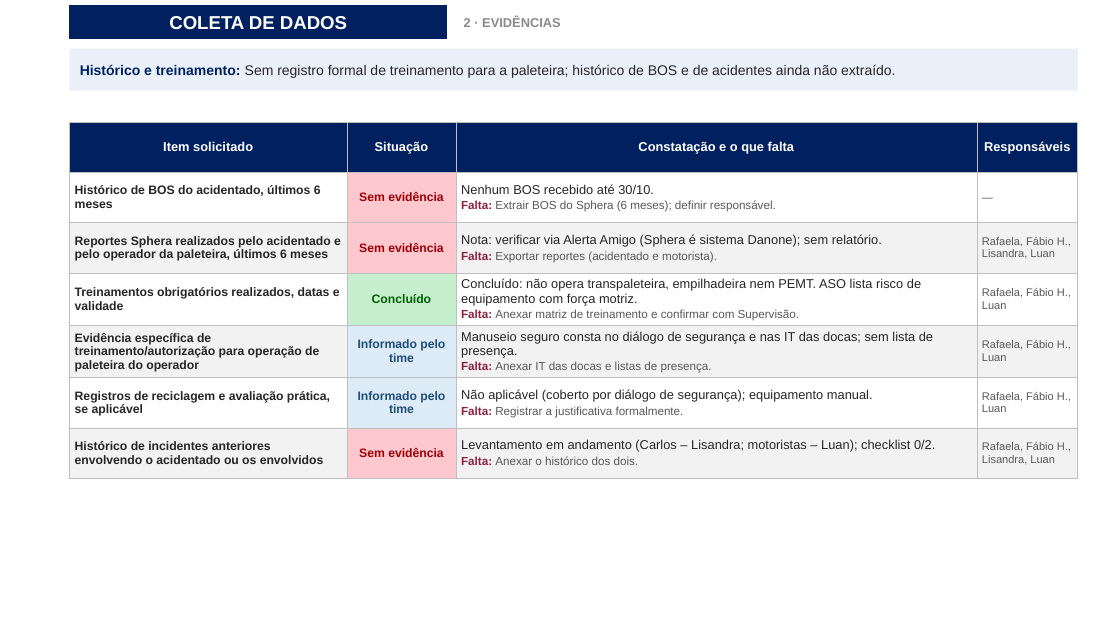
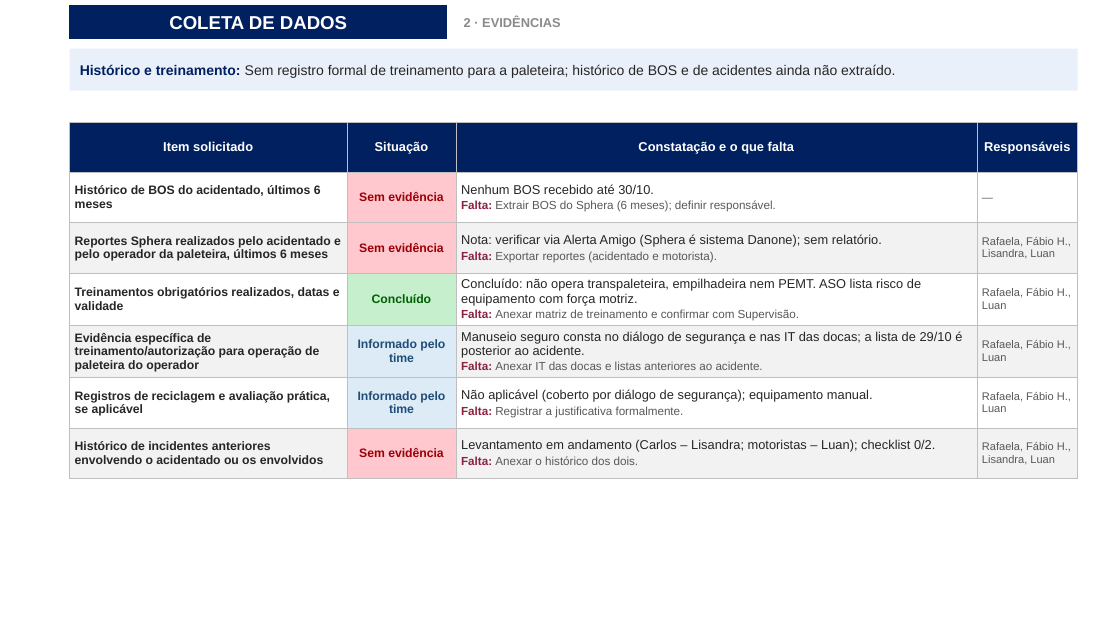
Before and after one commit to luantavarez9/hospital-seguro, a slide deck: slide 9 of entrega_acidente_GRU1/Apresentacao_Ocorrencia_Acidente_GRU_I.pptx. Drawn at 1120x630 pixels with LibreOffice and Linux fonts; fonts in the diff are those of the drawing; background and template pictures are left out. Boxes give left, top, right and bottom in pixels: in the first picture for what was removed or moved away, otherwise in the second. Text is boxed around its words. In the diff, an @@ line names an element or a change of style, - is before the commit and + after.

```diff
--- a/entrega_acidente_GRU1/Apresentacao_Ocorrencia_Acidente_GRU_I.pptx
+++ b/entrega_acidente_GRU1/Apresentacao_Ocorrencia_Acidente_GRU_I.pptx
@@ table at [70, 122, 1078, 475] @@
-row 5, column 3: Manuseio seguro consta no diálogo de segurança e nas IT das docas; sem lista de presença. / Falta: Anexar IT das docas e listas de presença.
+row 5, column 3: Manuseio seguro consta no diálogo de segurança e nas IT das docas; a lista de 29/10 é posterior ao acidente. / Falta: Anexar IT das docas e listas anteriores ao acidente.
```
Also in this commit, not shown: 11 other slides changed, 1 slide added, 15 other files.
